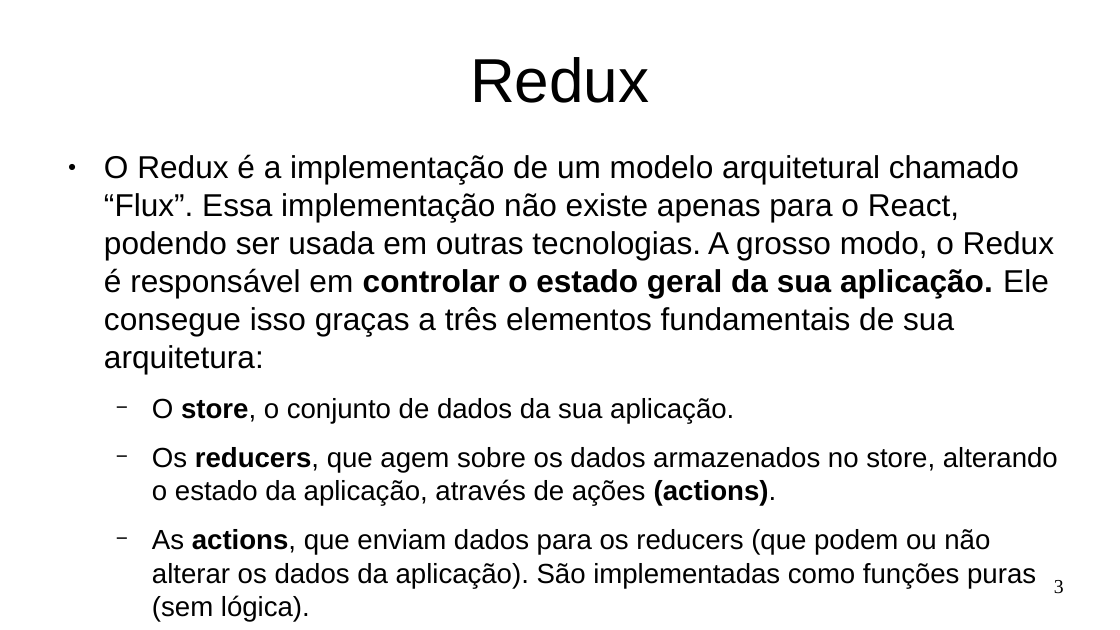
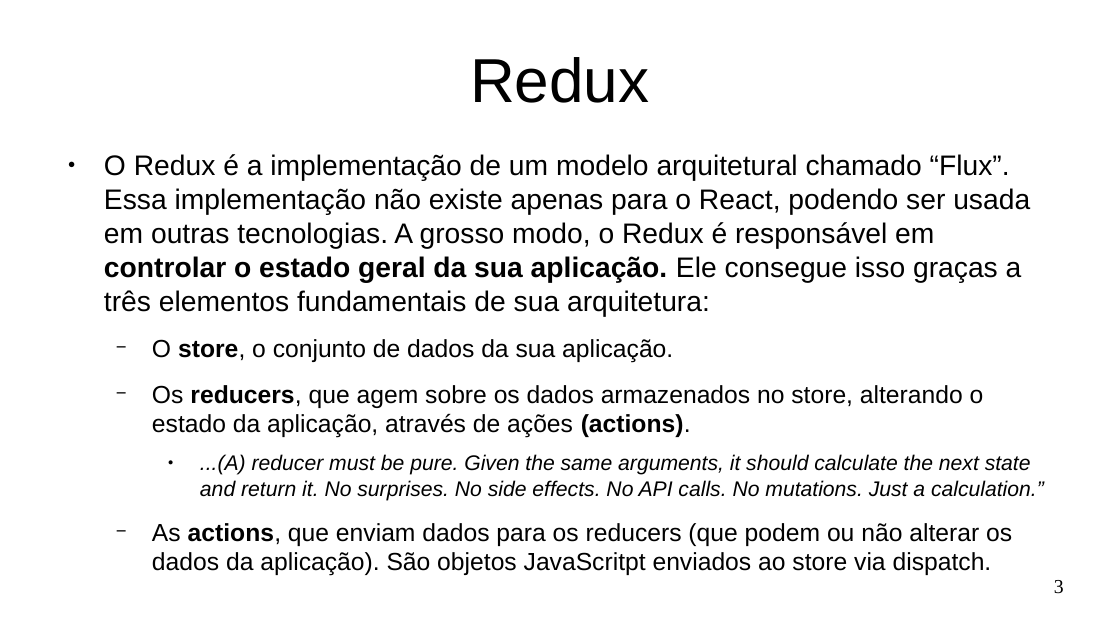
Before and after one commit to Marques-Dev/WEB_2020-1, a slide deck: slide 3 of SLIDES/aula08-redux-pokemon.odp. Drawn at 1120x630 pixels with LibreOffice and Linux fonts; fonts in the diff are those of the drawing. Boxes give left, top, right and bottom in pixels: in the first picture for what was removed or moved away, otherwise in the second. Text is boxed around its words. In the diff, an @@ line names an element or a change of style, - is before the commit and + after.

Commit message:
slides

```diff
--- a/SLIDES/aula08-redux-pokemon.odp
+++ b/SLIDES/aula08-redux-pokemon.odp
@@ text at [104, 154, 1030, 438]: size 22.4 to 20 pt in "O Redux é a implementação de um ..."; size 19.6 to 17.5 pt in "O store, o conjunto de dados da ...", "Os reducers, que agem sobre os dados ..." @@
@@ text at [152, 454, 1044, 576]: text changed; size 19.6 to 15 pt; italic on @@
-  − As actions, que enviam dados para os reducers (que podem ou não alterar os dados da aplicação). São implementadas como funções puras (sem lógica).
+    ● ...(A) reducer must be pure. Given the same arguments, it should calculate the next state and return it. No surprises. No side effects. No API calls. No mutations. Just a calculation.”
+  − As actions, que enviam dados para os reducers (que podem ou não alterar os dados da aplicação). São objetos JavaScritpt enviados ao store via dispatch.
```
Also in this commit, not shown: 7 other slides changed, 7 slides added, 1 slide removed, 3 other files.
